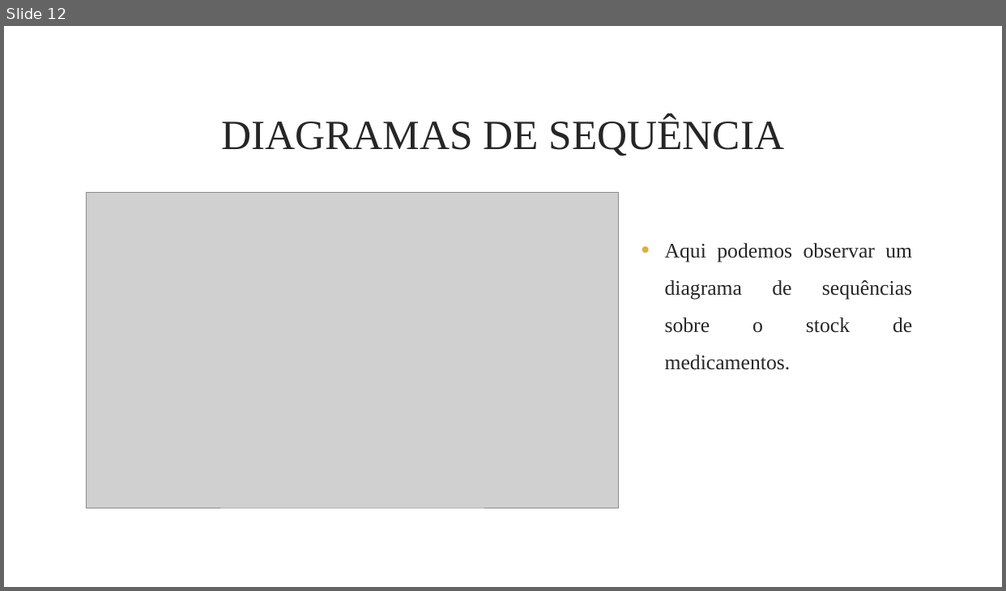
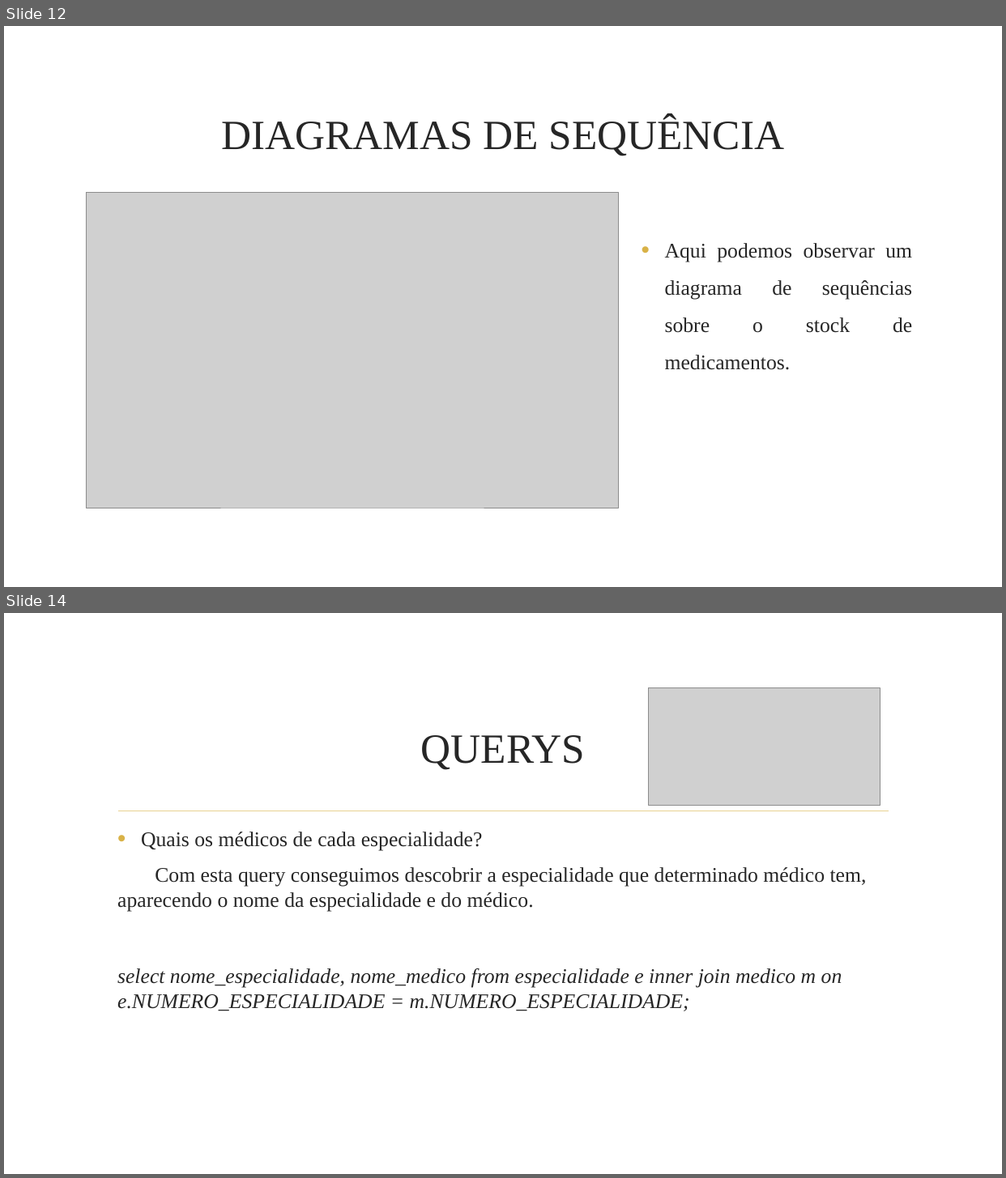
Before and after one commit to marcelo09714/registo-cl-nico-electr-nico-, a slide deck: Apresentação.pptx. Shown one above the other, each under a label of ours: slide 12 before the commit, slides 12 and 14 after it; the slides between them are not shown. The pictures are 1006x591 and 1006x1178 pixels, drawn with LibreOffice and Linux fonts; fonts in the diff are those of the drawing; grey boxes stand for pictures; background and template pictures are left out. Boxes give left, top, right and bottom in pixels: in the first picture for what was removed or moved away, otherwise in the second. Text is boxed around its words. In the diff, an @@ line names an element or a change of style, - is before the commit and + after.

```diff
--- a/Apresentação.pptx
+++ b/Apresentação.pptx
@@ slide 14 added at [4, 613, 1002, 1174], background picture (left out) @@
@@ picture added at [649, 688, 880, 806] @@
@@ title added at [421, 735, 585, 770], 40 pt, text #262626 @@
+QUERYS
@@ line added from (118, 811) to (889, 811), #E8D191 1.25 pt @@
@@ text added at [117, 832, 867, 1012], 20 pt, text #262626 @@
+• Quais os médicos de cada especialidade?
+Com esta query conseguimos descobrir a especialidade que determinado médico tem, aparecendo o nome da especialidade e do médico.
+select nome_especialidade, nome_medico from especialidade e inner join medico m on e.NUMERO_ESPECIALIDADE = m.NUMERO_ESPECIALIDADE;
```
Also in this commit, not shown: 2 slides changed, 2 other slides added, 1 slide removed, 1 other file.
